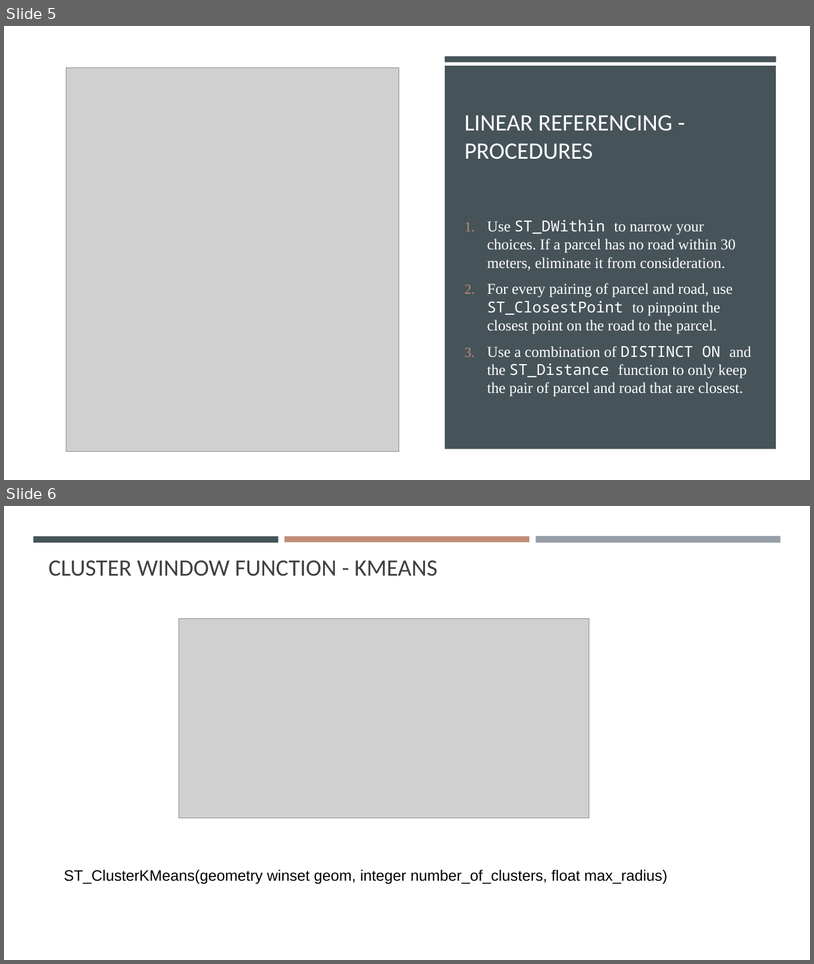
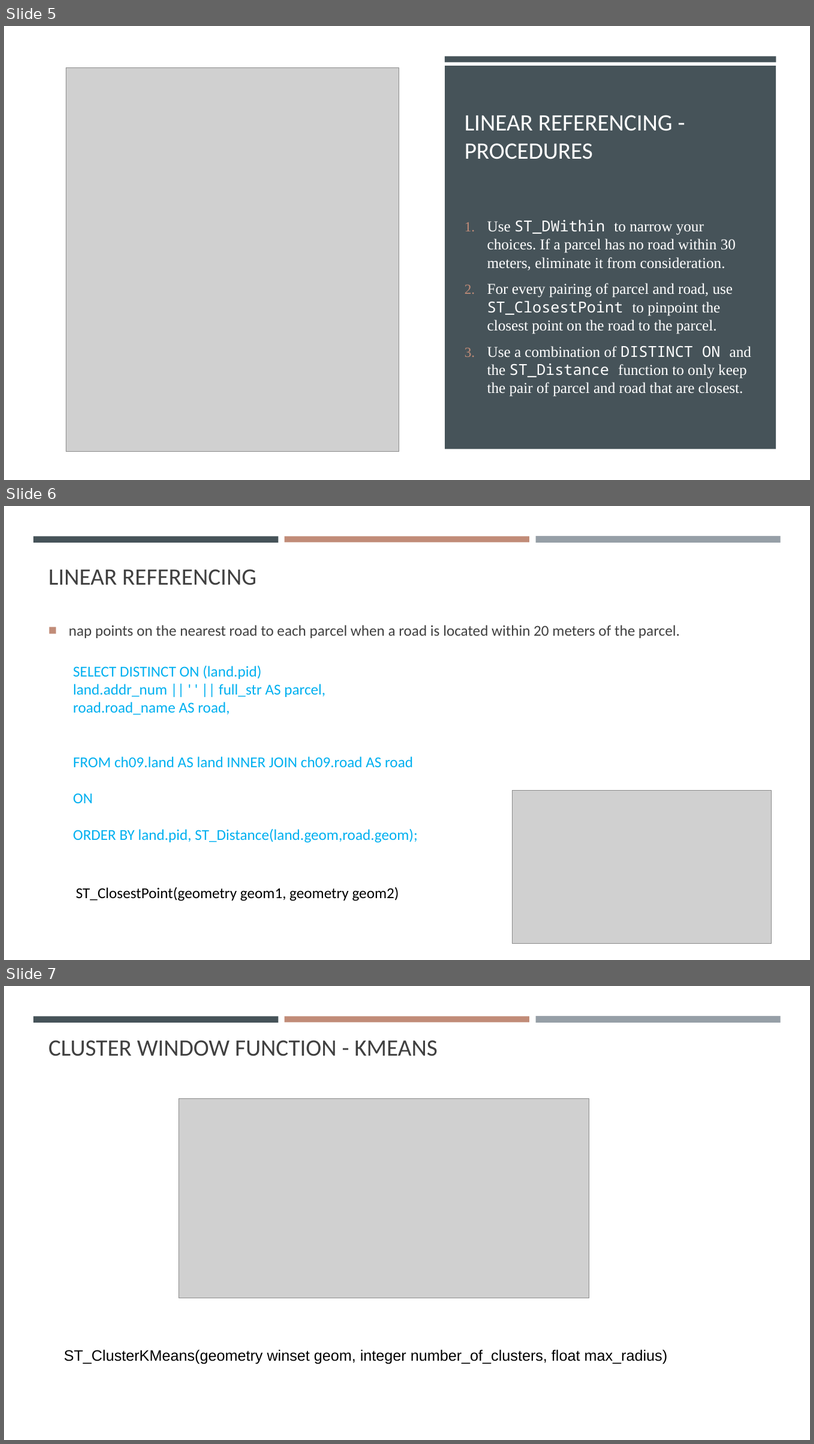
Before and after one commit to gisynw/ssj-376, a slide deck: docs/Lectures/Week07/Week07_Geotagging.pptx. Shown one above the other, each under a label of ours: slides 5 and 6 before the commit, slides 5, 6 and 7 after it. The pictures are 814x964 and 814x1444 pixels, drawn with LibreOffice and Linux fonts; fonts in the diff are those of the drawing; grey boxes stand for pictures. Boxes give left, top, right and bottom in pixels: in the first picture for what was removed or moved away, otherwise in the second. Text is boxed around its words. In the diff, an @@ line names an element or a change of style, - is before the commit and + after.

```diff
--- a/docs/Lectures/Week07/Week07_Geotagging.pptx
+++ b/docs/Lectures/Week07/Week07_Geotagging.pptx
@@ slide 6 added at <box>4,506,810,960</box>, background #FFFFFF; not listed: 3 template elements that a slide beside it also shows @@
@@ title added at <box>48,569,257,585</box>, 28 pt, text #404040 @@
+LINEAR REFERENCING
@@ text added at <box>69,625,680,638</box>, 18 pt, text #404040 @@
+■ nap points on the nearest road to each parcel when a road is located within 20 meters of the parcel.
@@ text added at <box>73,665,417,843</box>, 18 pt, text #00B0F0 @@
+SELECT DISTINCT ON (land.pid)
+land.addr_num || ' ' || full_str AS parcel,
+road.road_name AS road,
+FROM ch09.land AS land INNER JOIN ch09.road AS road
+ON
+ORDER BY land.pid, ST_Distance(land.geom,road.geom);
@@ picture added at <box>513,790,772,943</box> @@
@@ text added at <box>76,887,399,901</box>, 18 pt, text #000000 @@
+ST_ClosestPoint(geometry geom1, geometry geom2)
@@ what was slide 6 is now slide 7 @@
```
Also in this commit, not shown: 1 other slide added, 4 other files.
